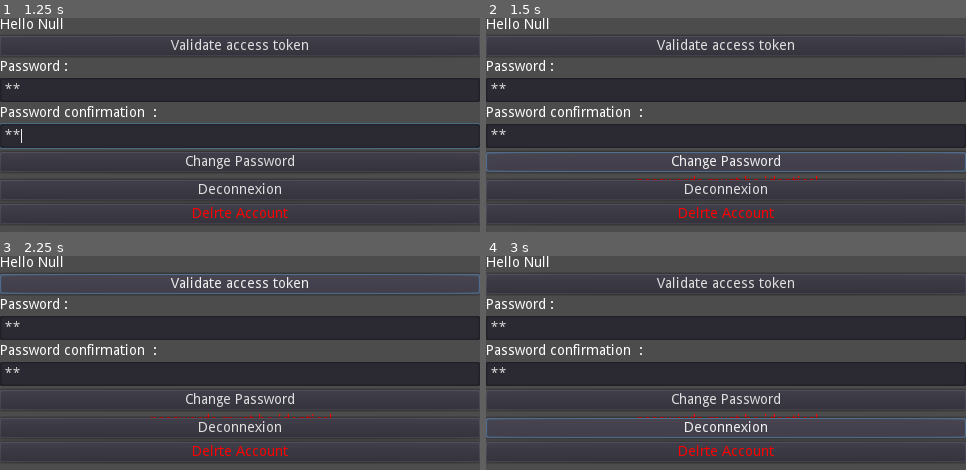
Above: before the commit, frames 1-4 (two rows, left to right).
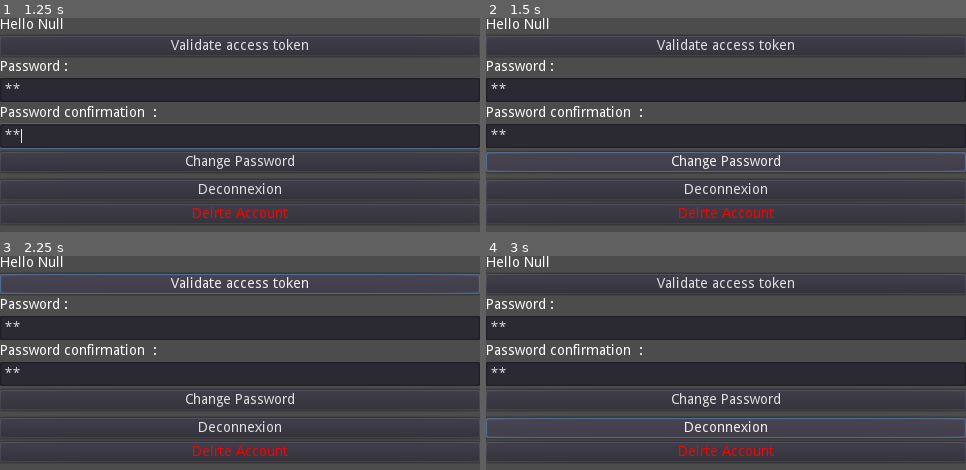
Above: after the commit, the same moments.

Repository: sassani134/ConnexionGodot
Game: Godot game, scene res://Scenes/Logged.tscn
The game is run twice, just before and just after one commit, with the same random seed, the same clock (stepped at 60 frames per second) and the same inputs. This scene is started directly instead of the project's main scene.
Inputs (mouse positions are in pixels of both pictures, inside the frame that each line leads up to):
- Up to frame 1 (1.25 s): click (240, 90) at 0.52 s; type "12" at 0.6 s; click (240, 135) at 0.75 s; type "12" at 0.83 s
- Up to frame 2 (1.5 s): click "Change Password" at 1.25 s
- Up to frame 3 (2.25 s): click "Validate access token" at 2 s
- Up to frame 4 (3 s): click "Deconnexion" at 2.75 s

Frame 1 is identical in both runs. In frame 2, 0.1% of the frame differs, in the area x 31-70%, y 73-76%; in frame 3, 0.1%; in frame 4, 0.1%.
Error in both runs: Invalid operands 'String' and 'Nil' in operator '+'. (res://Gdscript/ButtonGdscript/PasswordChangeButton.gd:28)

Commit message:
correction of passwordLineEdits differences

Diff:
--- a/Gdscript/ButtonGdscript/PasswordChangeButton.gd
+++ b/Gdscript/ButtonGdscript/PasswordChangeButton.gd
@@ -20,13 +20,13 @@
 		$Label.visible = true
 
 func _on_PasswordChangeButton_pressed():
-	if get_tree().get_root().get_node("Logged/VBoxContainer/PasswordLineEdit").get_text() == get_tree().get_root().get_node("Logged/VBoxContainer/PasswordLineEdit2").get_text():
+	if get_tree().get_root().get_node("Logged/VBoxContainer/PasswordLineEdit").get_text() != get_tree().get_root().get_node("Logged/VBoxContainer/PasswordLineEdit2").get_text():
 		$Label.text = "passwords must be identical"
 		$Label.add_color_override("font_color", Color(1,0,0))
 		$Label.visible = true
-		pass
+		return
 	var headers = ["Content-Type: application/json","uid:" +Global.uid,"client:" +Global.client, "access-token:"+ Global.accessToken]
-	var body = {"password":get_tree().get_root().get_node("Logged/VBoxContainer/PasswordLineEdit").get_text(),"password_confirmation":get_tree().get_root().get_node("Logged/VBoxContainer/PasswordLineEdit").get_text()}
+	var body = {"password":get_tree().get_root().get_node("Logged/VBoxContainer/PasswordLineEdit").get_text(),"password_confirmation":get_tree().get_root().get_node("Logged/VBoxContainer/PasswordLineEdit2").get_text()}
 	body = JSON.print(body)
 	var error = $HTTPRequest.request("http://127.0.0.1:3000/auth/password",headers, true, HTTPClient.METHOD_PUT, body)
 	if error != OK:
